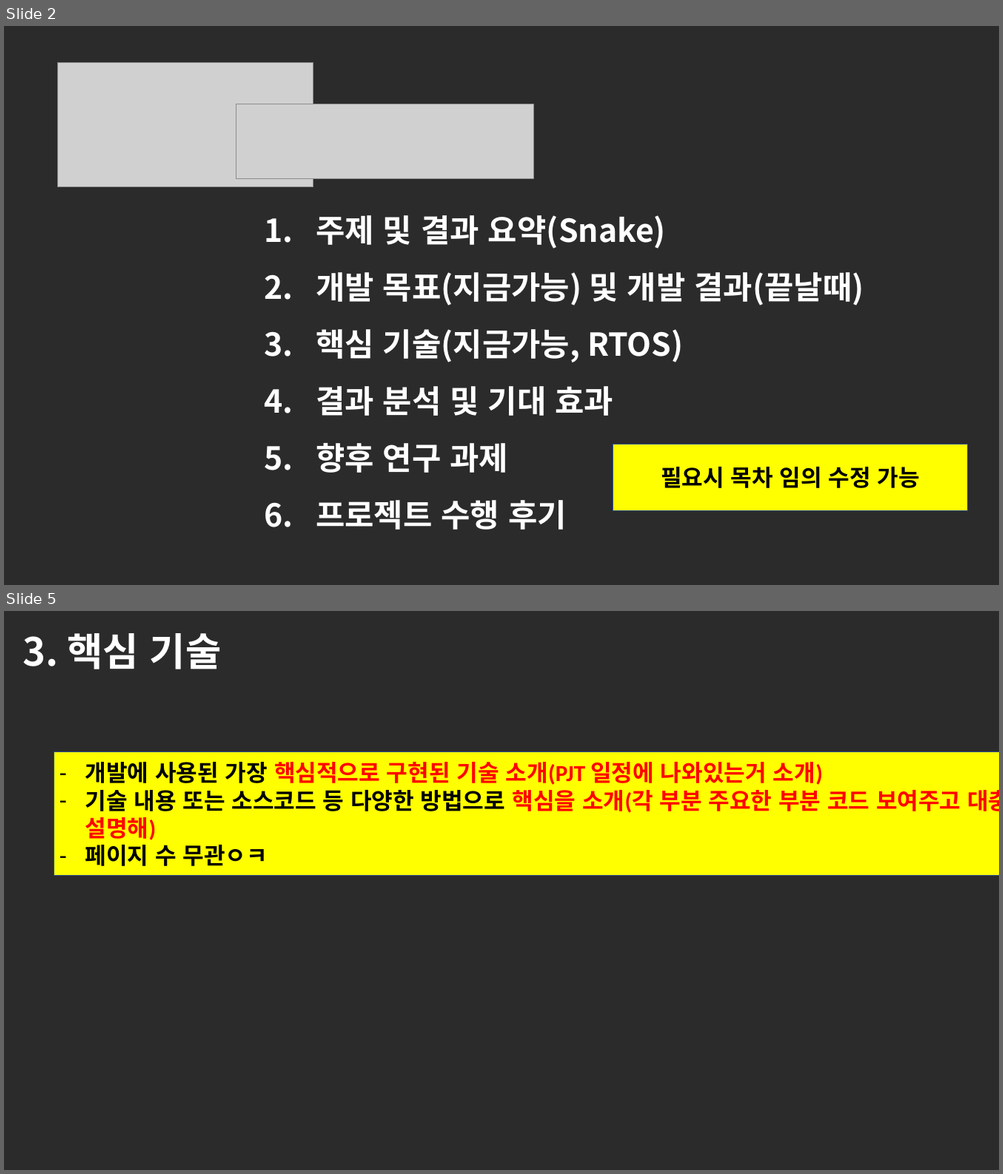
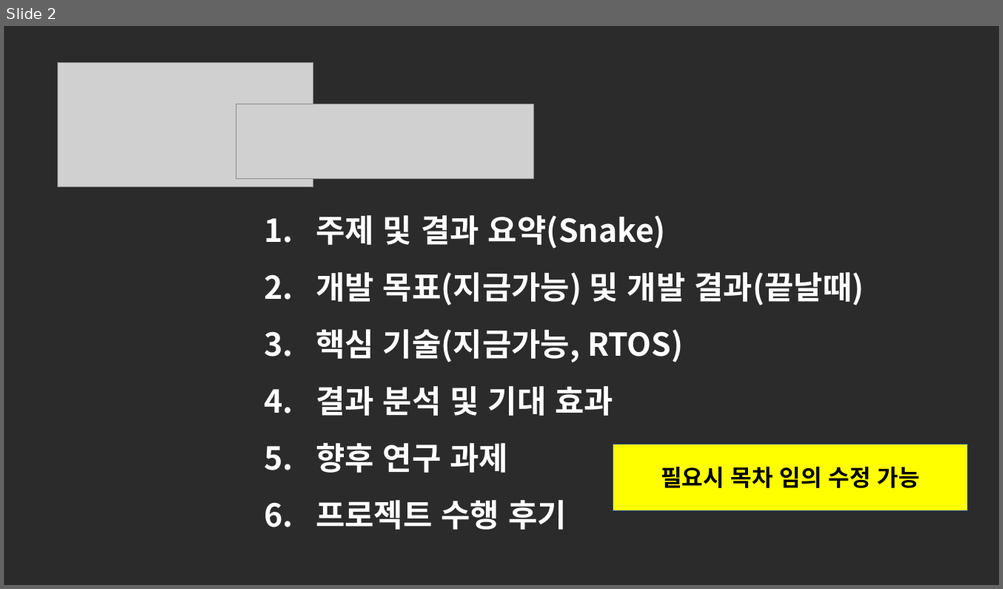
Before and after one commit to plat320/SWBootCamp7, a slide deck: 부트캠프_07기_RTOS_1팀(김정진, 김소연, 심훈, 이성훈)_최종보고서.pptx. Shown one above the other, each under a label of ours: slides 2 and 5 before the commit, slide 2 after it; the slides between them are not shown. The pictures are 1003x1174 and 1003x589 pixels, drawn with LibreOffice and Linux fonts; fonts in the diff are those of the drawing; grey boxes stand for pictures; background and template pictures are left out; a plain dark background stands for a picture behind light text. Boxes give left, top, right and bottom in pixels: in the first picture for what was removed or moved away, otherwise in the second. Text is boxed around its words. In the diff, an @@ line names an element or a change of style, - is before the commit and + after.

```diff
--- a/부트캠프_07기_RTOS_1팀(김정진, 김소연, 심훈, 이성훈)_최종보고서.pptx
+++ b/부트캠프_07기_RTOS_1팀(김정진, 김소연, 심훈, 이성훈)_최종보고서.pptx
@@ slide 5 removed at bbox=[4, 611, 999, 1170], background picture (left out) @@
@@ text removed at bbox=[23, 633, 222, 669] @@
-3. 핵심 기술
@@ rectangle removed at bbox=[54, 752, 999, 876] @@
-– 개발에 사용된 가장 핵심적으로 구현된 기술 소개(PJT 일정에 나와있는거 소개)
-– 기술 내용 또는 소스코드 등 다양한 방법으로 핵심을 소개(각 부분 주요한 부분 코드 보여주고 대충 설명해)
-– 페이지 수 무관ㅇㅋ
```
Also in this commit, not shown: 5 slides changed, 5 slides added, 1 other slide removed.
